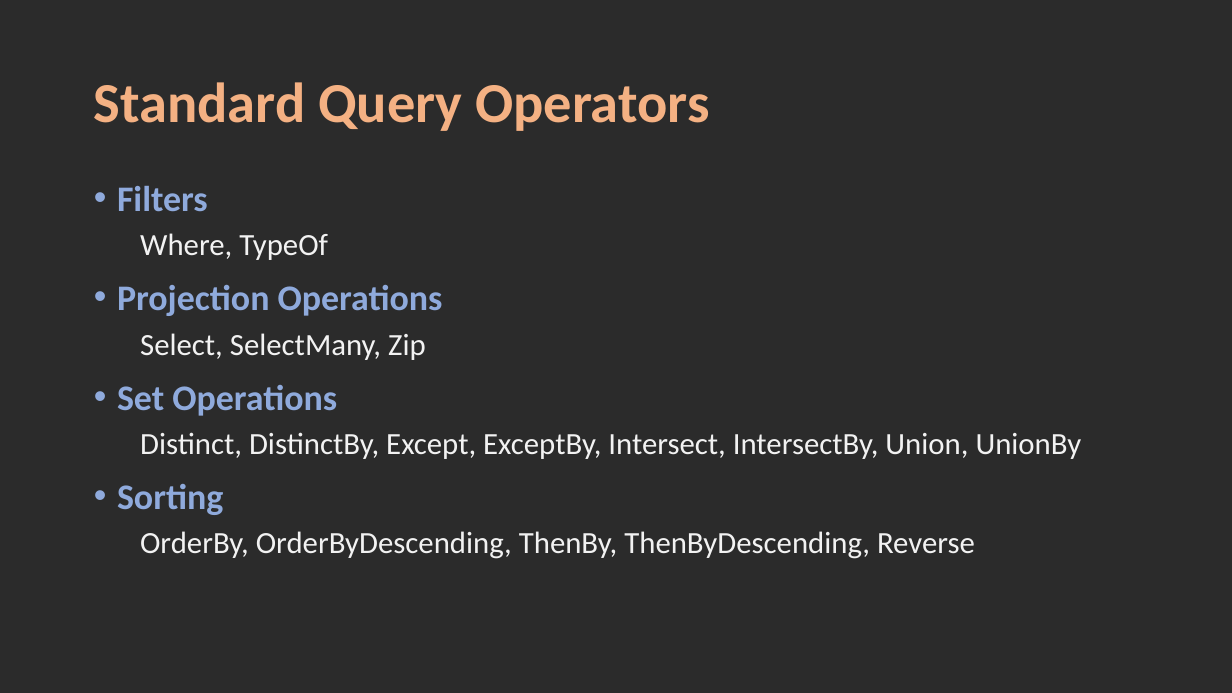
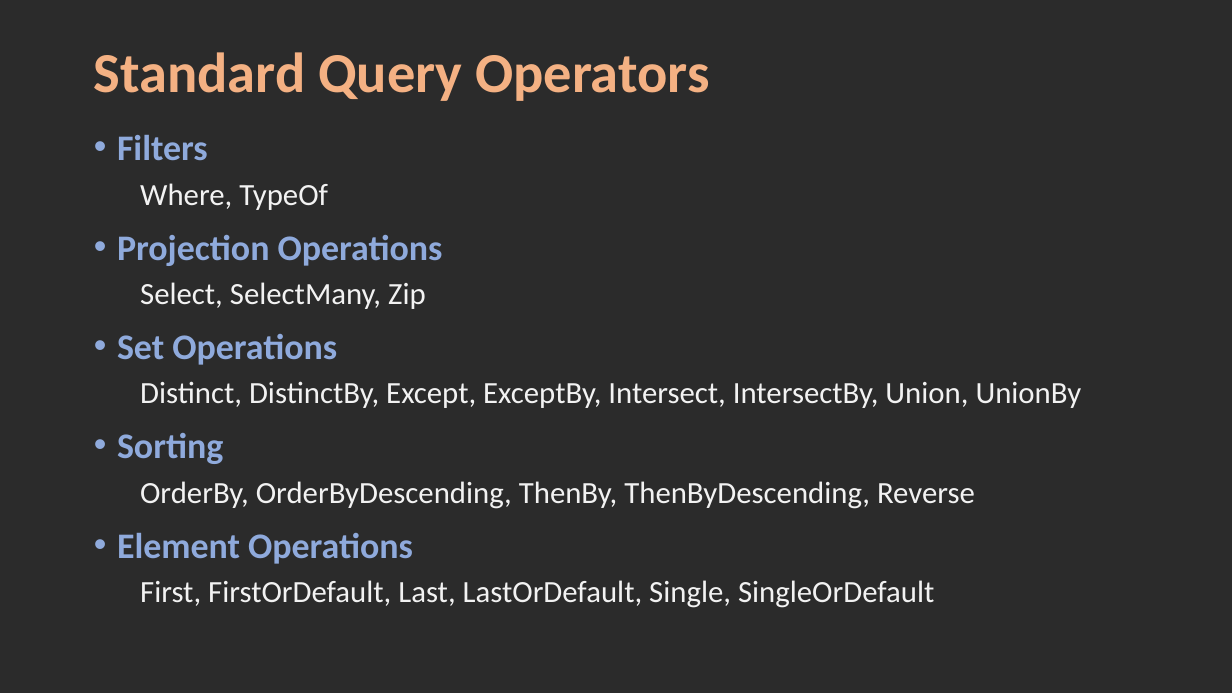
Before and after one commit to karthik9728/Linq, a slide deck: slide 6 of Linq.pptx. Drawn at 1232x693 pixels with LibreOffice and Linux fonts; fonts in the diff are those of the drawing; background and template pictures are left out; a plain dark background stands for a picture behind light text. Boxes give left, top, right and bottom in pixels: in the first picture for what was removed or moved away, otherwise in the second. Text is boxed around its words. In the diff, an @@ line names an element or a change of style, - is before the commit and + after.

Commit message:
Element Operations

```diff
--- a/Linq.pptx
+++ b/Linq.pptx
@@ title "Standard Query Operators": place and size @@
-title "Standard Query Operators" at (94,82,709,131)
+title "Standard Query Operators" at (94,52,709,101)
@@ text "Filters": place and size @@
-text "Filters" at (117,186,1082,559)
+text "Filters" at (117,135,1082,608)
@@ text at (117,533,934,608): paragraphs added @@
+• Element Operations
+  First, FirstOrDefault, Last, LastOrDefault, Single, SingleOrDefault
```
Also in this commit, not shown: 3 other files.
